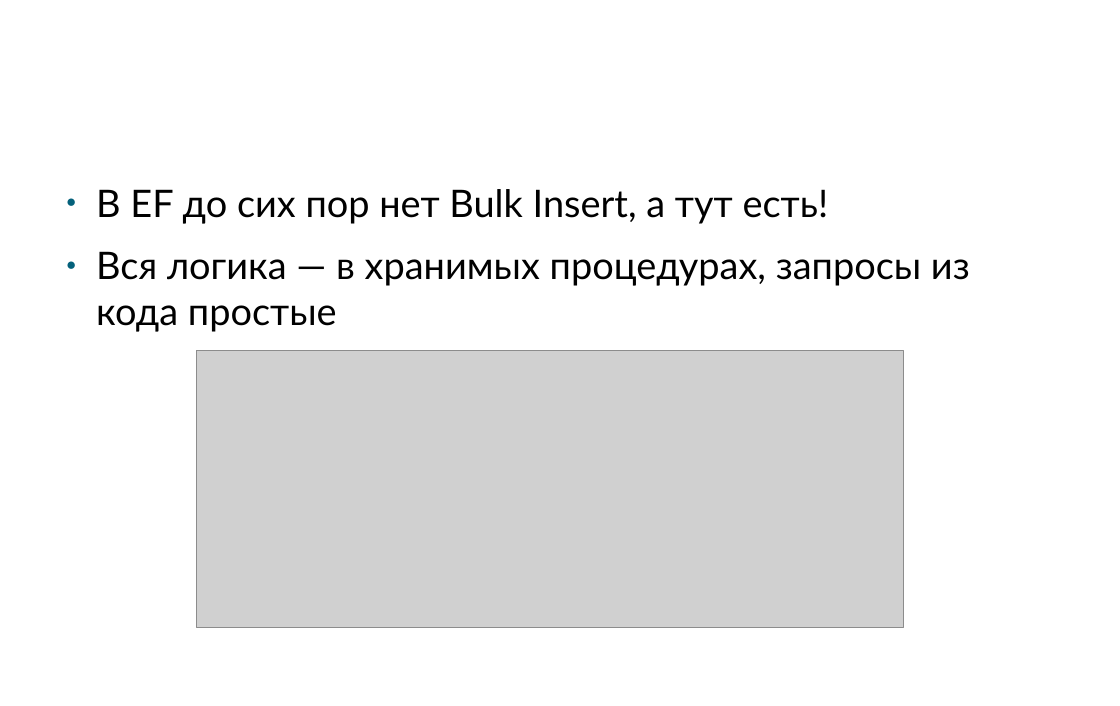
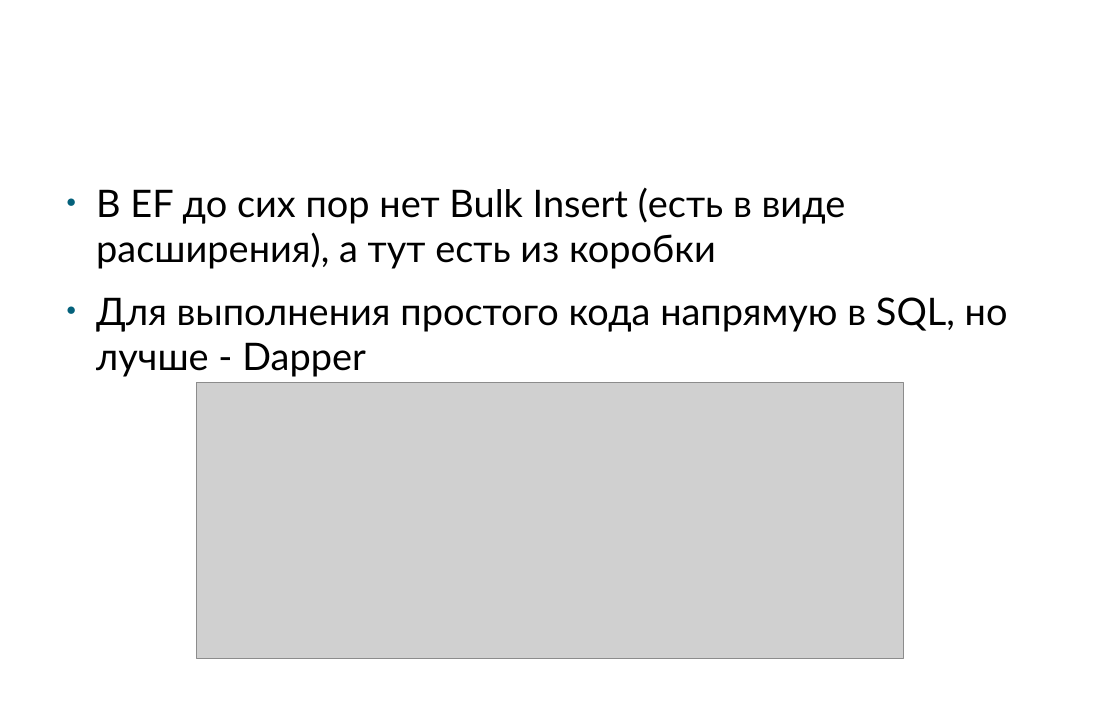
Before and after one commit to klimenkoAnna/DeveloperInstrumentalTools, a slide deck: slide 5 of docs/ETU DIT #3.pptx. Drawn at 1120x706 pixels with LibreOffice and Linux fonts; fonts in the diff are those of the drawing; grey boxes stand for pictures; background and template pictures are left out. Boxes give left, top, right and bottom in pixels: in the first picture for what was removed or moved away, otherwise in the second. Text is boxed around its words. In the diff, an @@ line names an element or a change of style, - is before the commit and + after.

```diff
--- a/docs/ETU DIT #3.pptx
+++ b/docs/ETU DIT #3.pptx
@@ text at [96, 187, 1008, 377]: text changed @@
-● В EF до сих пор нет Bulk Insert, а тут есть!
-● Вся логика — в хранимых процедурах, запросы из кода простые
+● В EF до сих пор нет Bulk Insert (есть в виде расширения), а тут есть из коробки
+● Для выполнения простого кода напрямую в SQL, но лучше - Dapper
@@ picture: place and size @@
-picture at [196, 350, 903, 627]
+picture at [196, 382, 903, 659]
```
Also in this commit, not shown: 4 other slides changed, 4 slides added, 2 slides removed.
